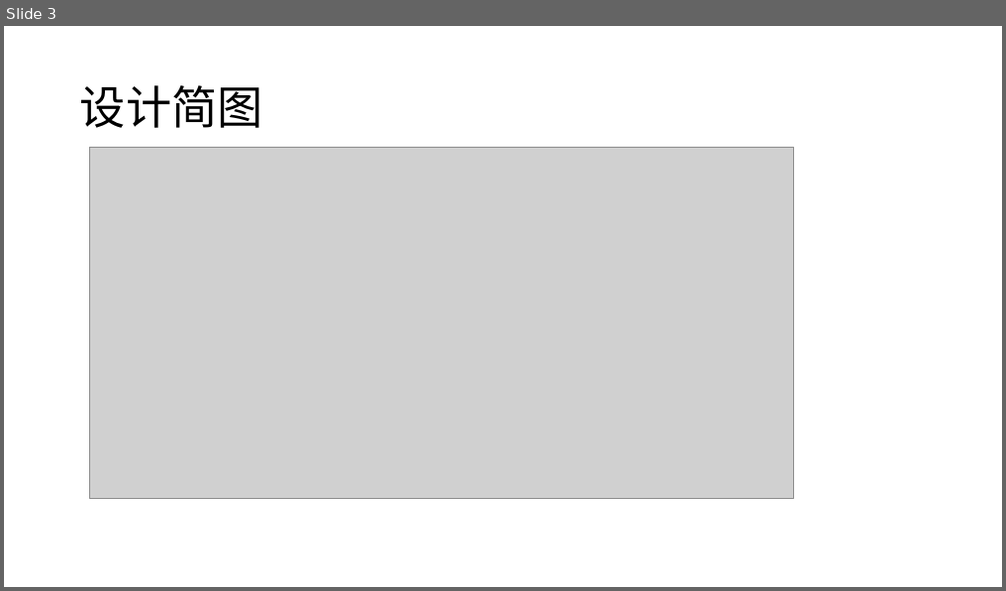
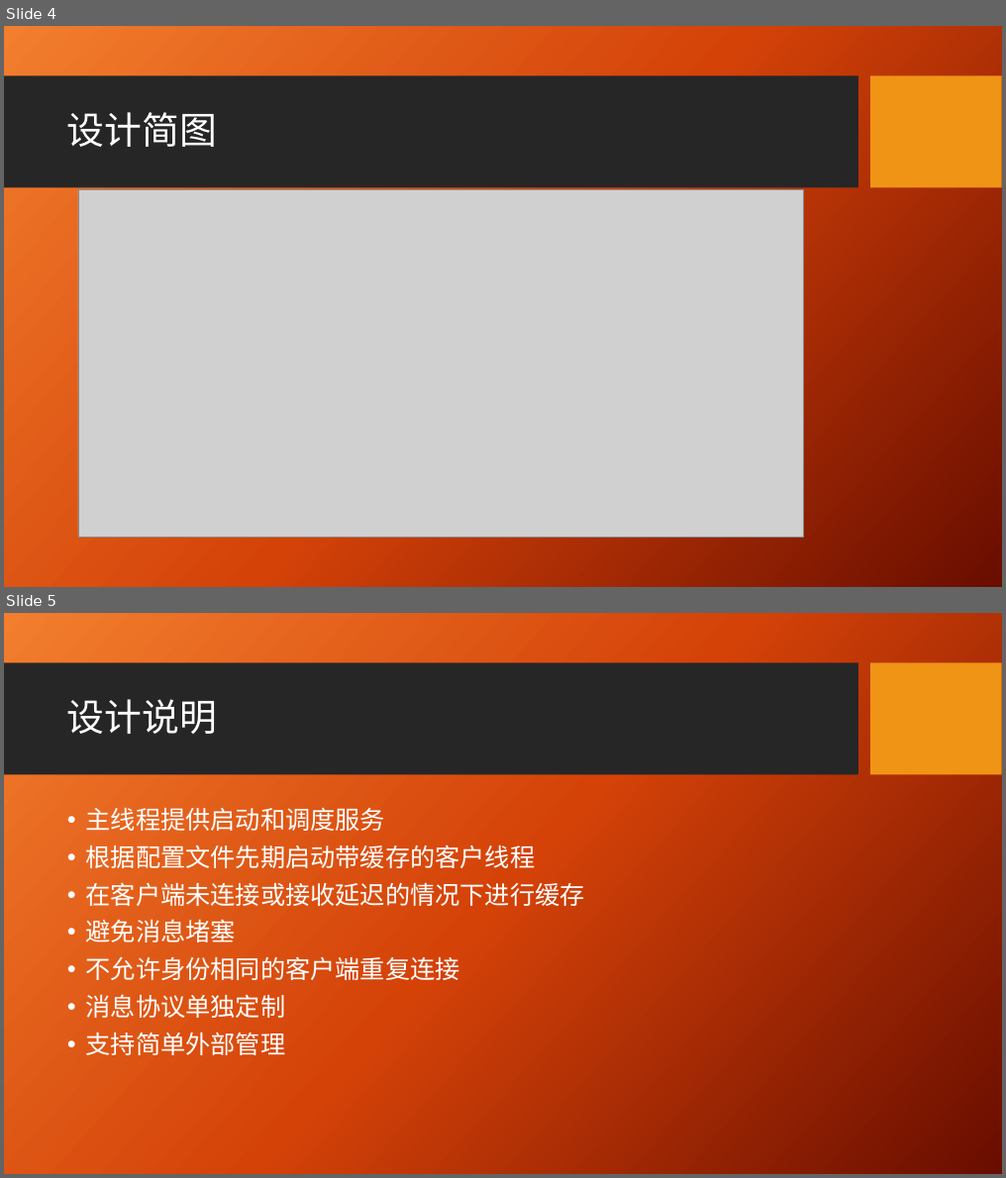
Before and after one commit to rexfa/MForwardWithCache, a slide deck: doc/MForwardWithCache说明.pptx. Shown one above the other, each under a label of ours: slide 3 before the commit, slides 4 and 5 after it. The pictures are 1006x591 and 1006x1178 pixels, drawn with LibreOffice and Linux fonts; fonts in the diff are those of the drawing; grey boxes stand for pictures; background and template pictures are left out. Boxes give left, top, right and bottom in pixels: in the first picture for what was removed or moved away, otherwise in the second. Text is boxed around its words. In the diff, an @@ line names an element or a change of style, - is before the commit and + after.

Commit message:
更新说明ppt

```diff
--- a/doc/MForwardWithCache说明.pptx
+++ b/doc/MForwardWithCache说明.pptx
@@ slide 5 added at bbox=[4, 613, 1002, 1174], background picture (left out); not listed: 2 template elements that a slide beside it also shows @@
@@ title added at bbox=[67, 699, 217, 734], 36 pt, text #FFFFFF @@
+设计说明
@@ text added at bbox=[86, 807, 585, 1056], 24 pt, text #FFFFFF @@
+• 主线程提供启动和调度服务
+• 根据配置文件先期启动带缓存的客户线程
+• 在客户端未连接或接收延迟的情况下进行缓存
+• 避免消息堵塞
+• 不允许身份相同的客户端重复连接
+• 消息协议单独定制
+• 支持简单外部管理
@@ what was slide 3 is now slide 4 @@
@@ slide 4 changed as well @@
@@ background #FFFFFF to picture (left out) @@
@@ rectangle added at bbox=[4, 76, 858, 188], fill #262626 @@
@@ rectangle added at bbox=[871, 76, 1002, 188], fill #F09415 @@
@@ title "设计简图": place and size @@
-title "设计简图" at bbox=[80, 85, 263, 128]
+title "设计简图" at bbox=[67, 112, 217, 147]
@@ title "设计简图" at bbox=[67, 112, 217, 147]: size 44 to 36 pt, font Noto Sans CJK SC to Karla, text colour #000000 to #FFFFFF @@
@@ picture: place and size @@
-picture at bbox=[90, 148, 793, 498]
+picture at bbox=[78, 190, 804, 537]
```
Also in this commit, not shown: 4 other slides changed, 2 other slides added.
